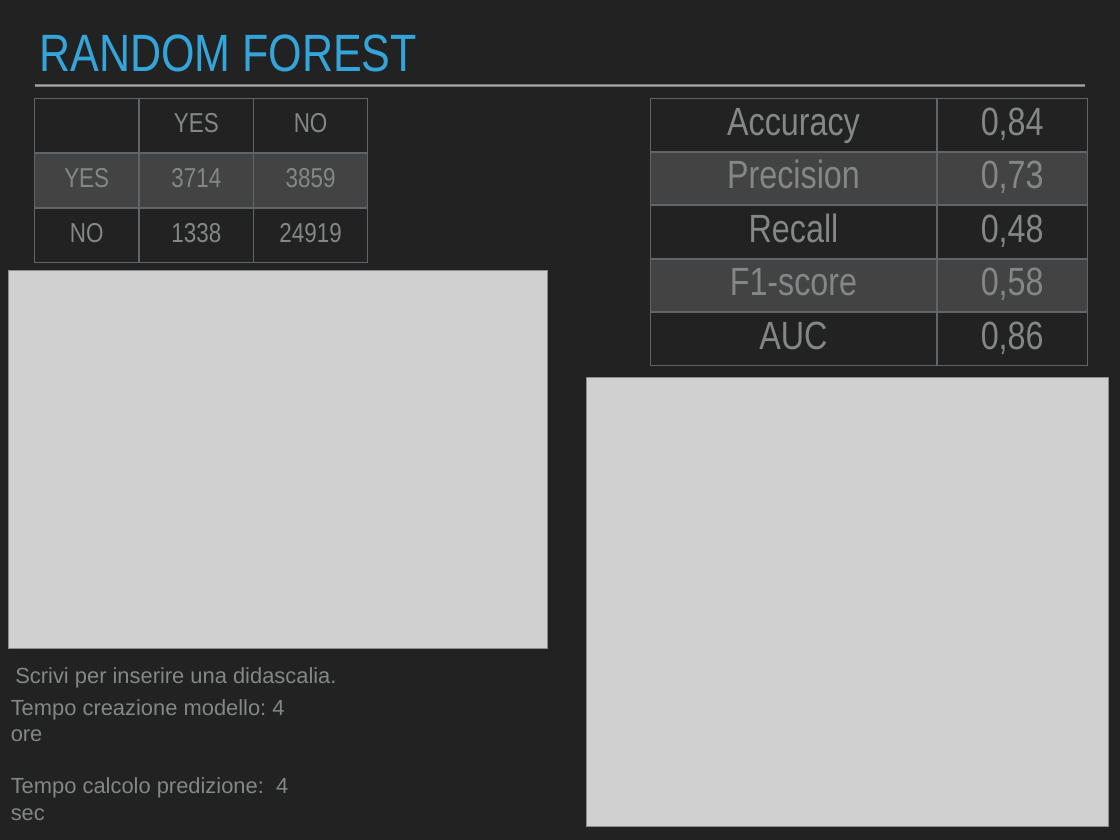
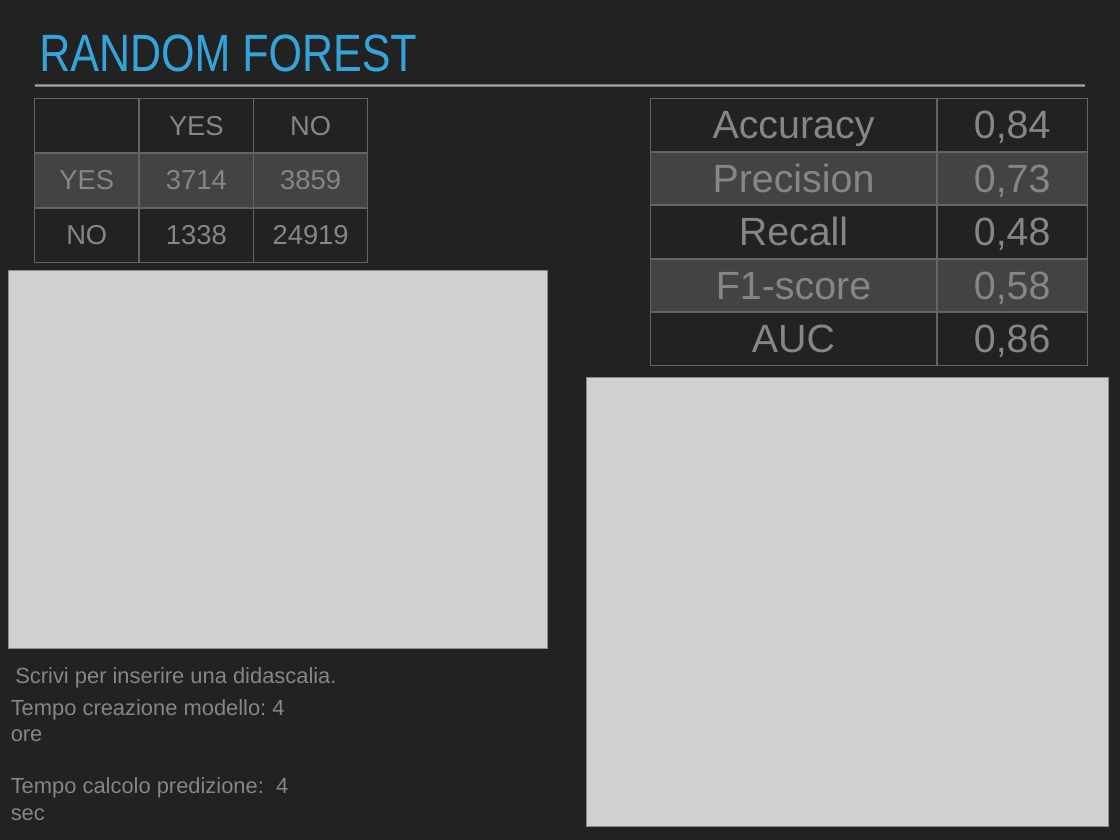
Before and after one commit to Beltra97/Unimib_MachineLearning, a slide deck: slide 9 of PresentazionePowerPoint.pptx. Drawn at 1120x840 pixels with LibreOffice and Linux fonts; fonts in the diff are those of the drawing; grey boxes stand for pictures. Boxes give left, top, right and bottom in pixels: in the first picture for what was removed or moved away, otherwise in the second. Text is boxed around its words. In the diff, an @@ line names an element or a change of style, - is before the commit and + after.

```diff
--- a/PresentazionePowerPoint.pptx
+++ b/PresentazionePowerPoint.pptx
@@ table at (35, 98, 368, 262) @@
@@ font Arial Narrow to Arial @@
@@ table at (651, 98, 1088, 365) @@
@@ font Arial Narrow to Arial @@
```
Also in this commit, not shown: 9 other slides changed, 2 other files.
